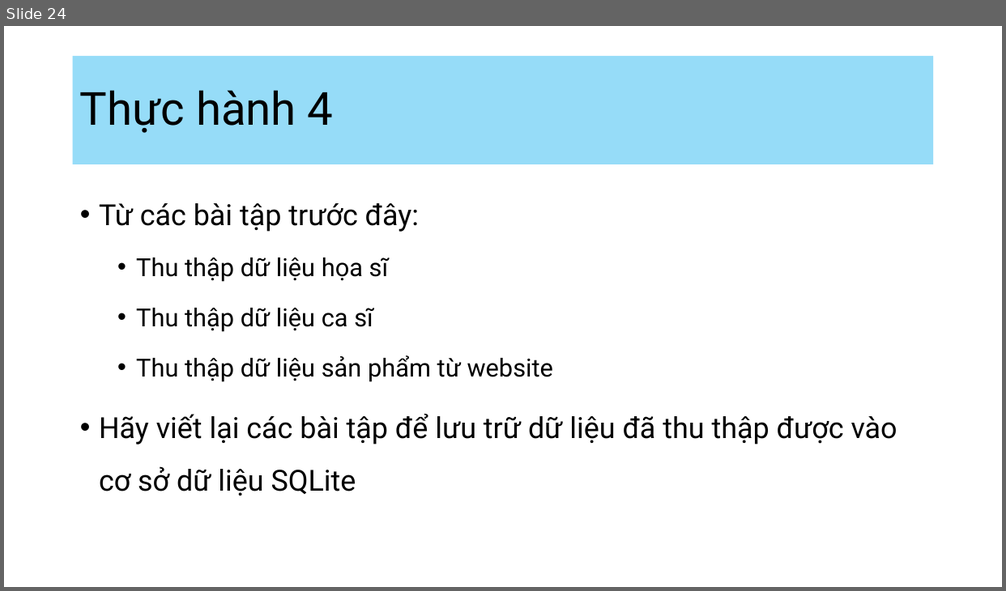
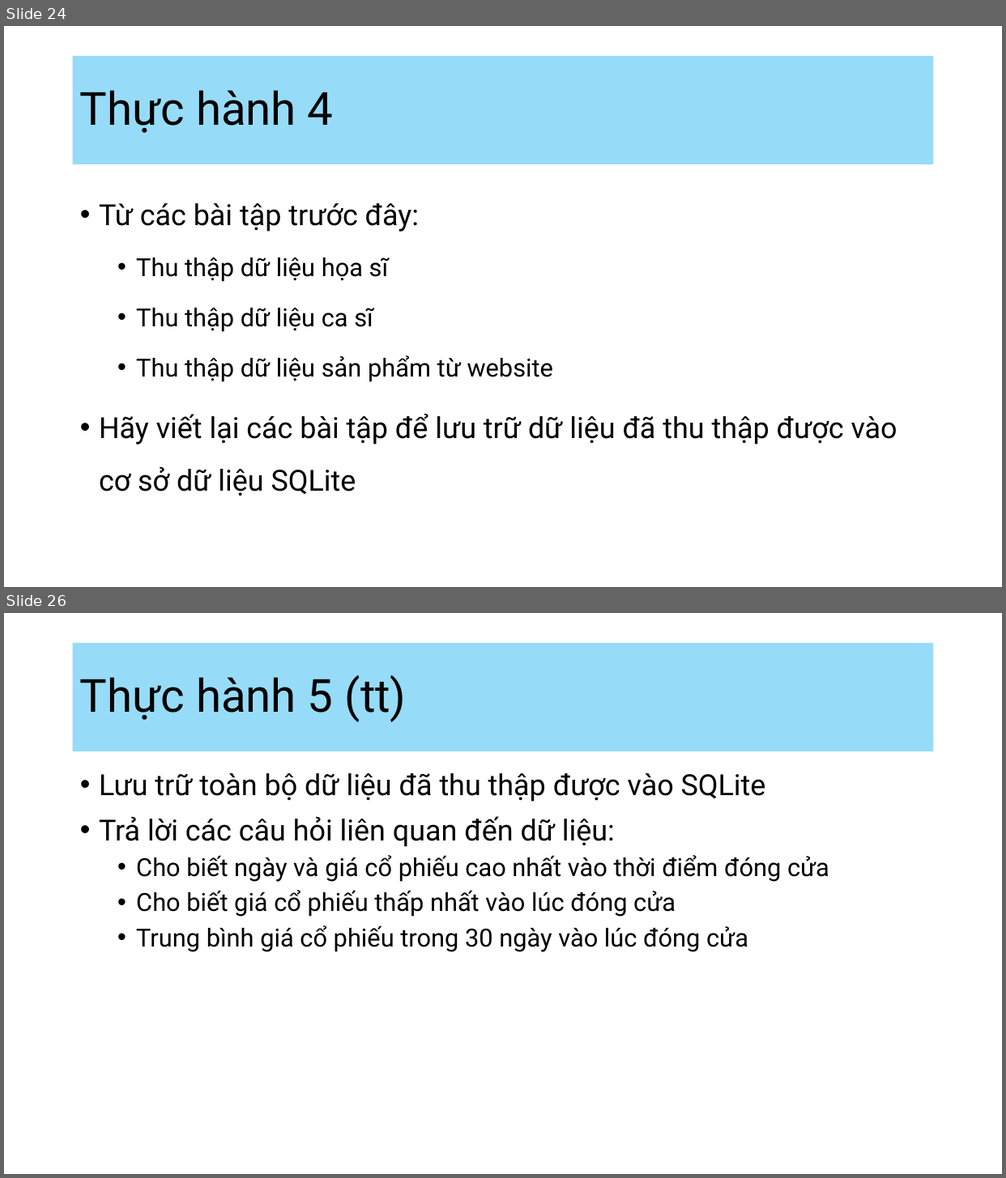
Before and after one commit to lenhattung/osds, a slide deck: 03-Cơ sở dữ liệu nhúng SQLite/SQLite.pptx. Shown one above the other, each under a label of ours: slide 24 before the commit, slides 24 and 26 after it; the slides between them are not shown. The pictures are 1006x591 and 1006x1178 pixels, drawn with LibreOffice and Linux fonts; fonts in the diff are those of the drawing. Boxes give left, top, right and bottom in pixels: in the first picture for what was removed or moved away, otherwise in the second. Text is boxed around its words. In the diff, an @@ line names an element or a change of style, - is before the commit and + after.

```diff
--- a/03-Cơ sở dữ liệu nhúng SQLite/SQLite.pptx
+++ b/03-Cơ sở dữ liệu nhúng SQLite/SQLite.pptx
@@ slide 26 added at (4,613,1002,1174), background #FFFFFF @@
@@ title added at (73,643,934,752), fill #96DCF8, 44 pt, text #000000 @@
+Thực hành 5 (tt)
@@ text added at (99,773,829,952), 24 pt, text #000000 @@
+• Lưu trữ toàn bộ dữ liệu đã thu thập được vào SQLite
+• Trả lời các câu hỏi liên quan đến dữ liệu:
+  • Cho biết ngày và giá cổ phiếu cao nhất vào thời điểm đóng cửa
+  • Cho biết giá cổ phiếu thấp nhất vào lúc đóng cửa
+  • Trung bình giá cổ phiếu trong 30 ngày vào lúc đóng cửa
```
Also in this commit, not shown: 3 other slides added.
